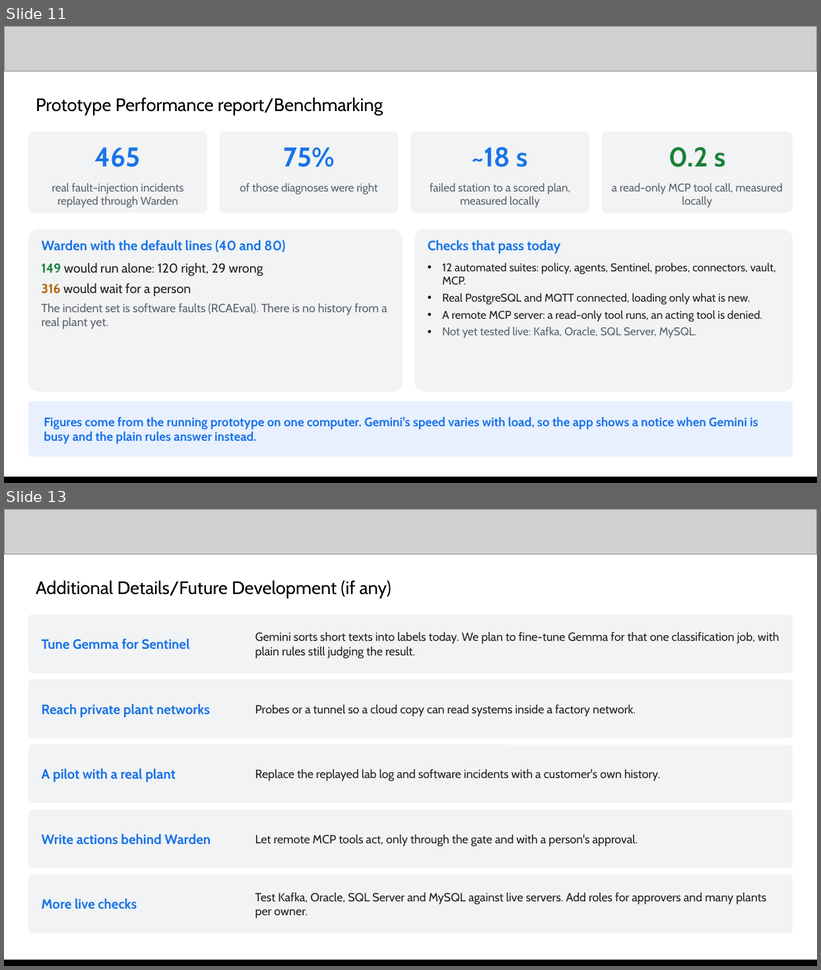
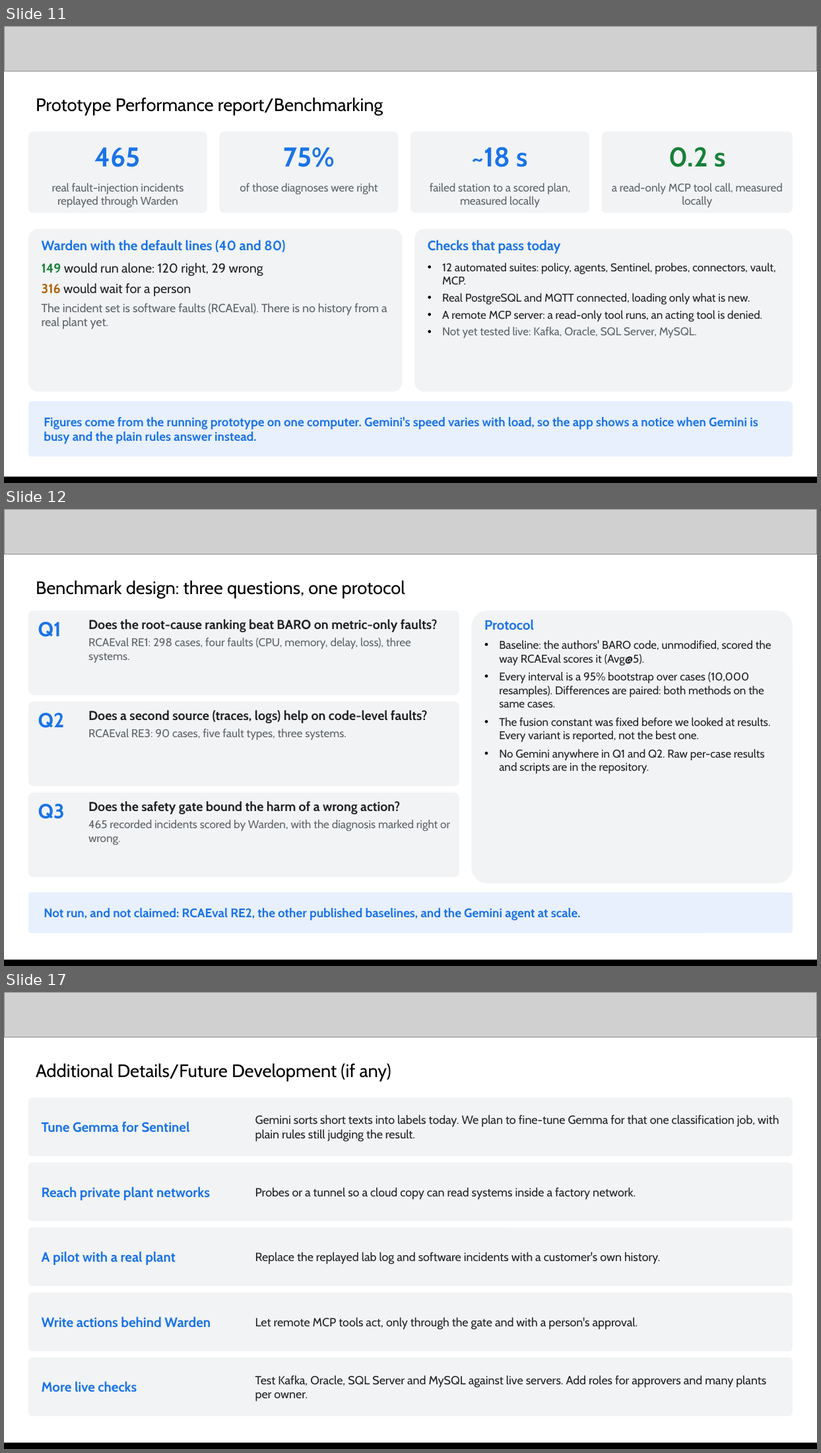
Before and after one commit to shreyash-sharma/tolerance, a slide deck: submission/Tolerance - AI Builder Cup submission.pptx. Shown one above the other, each under a label of ours: slides 11 and 13 before the commit, slides 11, 12 and 17 after it; the slides between them are not shown. The pictures are 821x970 and 821x1453 pixels, drawn with LibreOffice and Linux fonts; fonts in the diff are those of the drawing; grey boxes stand for pictures. Boxes give left, top, right and bottom in pixels: in the first picture for what was removed or moved away, otherwise in the second. Text is boxed around its words. In the diff, an @@ line names an element or a change of style, - is before the commit and + after.

Commit message:
Research-style benchmarking: paired bootstrap analysis, safe-autonomy comparison, five slides in the submission deck

```diff
--- a/submission/Tolerance - AI Builder Cup submission.pptx
+++ b/submission/Tolerance - AI Builder Cup submission.pptx
@@ slide 12 added at (4,509,817,966), background #FFFFFF @@
@@ picture added at (4,509,817,554) @@
@@ text added at (36,580,405,598), 16 pt, text #000000 @@
+Benchmark design: three questions, one protocol
@@ rounded rectangle added at (28,611,459,695), fill #F1F3F4 @@
@@ text added at (38,622,61,637), 18 pt, text #1A73E8, bold @@
+Q1
@@ text added at (88,619,438,663), 10 pt, text #5F6368 @@
+Does the root-cause ranking beat BARO on metric-only faults?
+RCAEval RE1: 298 cases, four faults (CPU, memory, delay, loss), three systems.
@@ rounded rectangle added at (471,611,793,884), fill #F1F3F4 @@
@@ text added at (484,619,772,774), 10 pt, text #202124 @@
+Protocol
+• Baseline: the authors' BARO code, unmodified, scored the way RCAEval scores it (Avg@5).
+• Every interval is a 95% bootstrap over cases (10,000 resamples). Differences are paired: both methods on the same cases.
+• The fusion constant was fixed before we looked at results. Every variant is reported, not the best one.
+• No Gemini anywhere in Q1 and Q2. Raw per-case results and scripts are in the repository.
@@ rounded rectangle added at (28,702,459,786), fill #F1F3F4 @@
@@ text added at (38,713,65,728), 18 pt, text #1A73E8, bold @@
+Q2
@@ text added at (88,710,428,740), 11.5 pt, text #202124, bold @@
+Does a second source (traces, logs) help on code-level faults?
+RCAEval RE3: 90 cases, five fault types, three systems.
@@ rounded rectangle added at (28,793,459,877), fill #F1F3F4 @@
@@ text added at (38,804,65,819), 18 pt, text #1A73E8, bold @@
+Q3
@@ text added at (88,801,450,845), 10 pt, text #5F6368 @@
+Does the safety gate bound the harm of a wrong action?
+465 recorded incidents scored by Warden, with the diagnosis marked right or wrong.
@@ rounded rectangle added at (28,893,793,933), fill #E8F0FE @@
@@ text added at (44,908,581,921), 11 pt, text #1A73E8, bold @@
+Not run, and not claimed: RCAEval RE2, the other published baselines, and the Gemini agent at scale.
@@ picture added at (4,962,817,966) @@
@@ rectangle added at (4,960,817,966), fill #000000 @@
@@ what was slide 13 is now slide 17 @@
```
Also in this commit, not shown: 1 slide changed, 3 other slides added, 6 other files.
